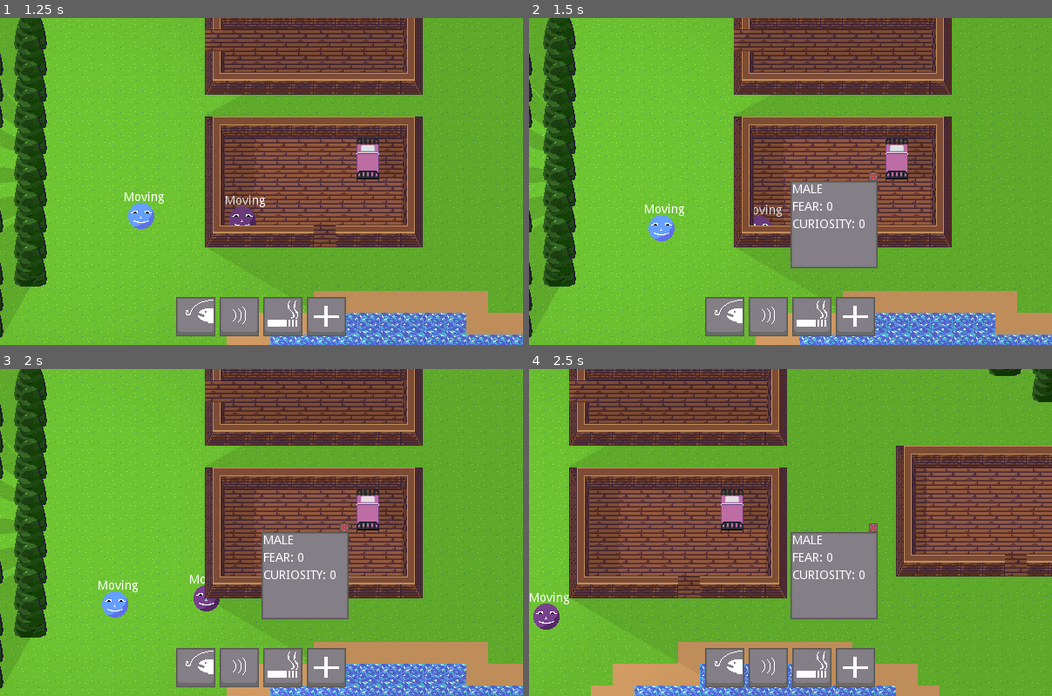
Above: before the commit, frames 1-4 (two rows, left to right).
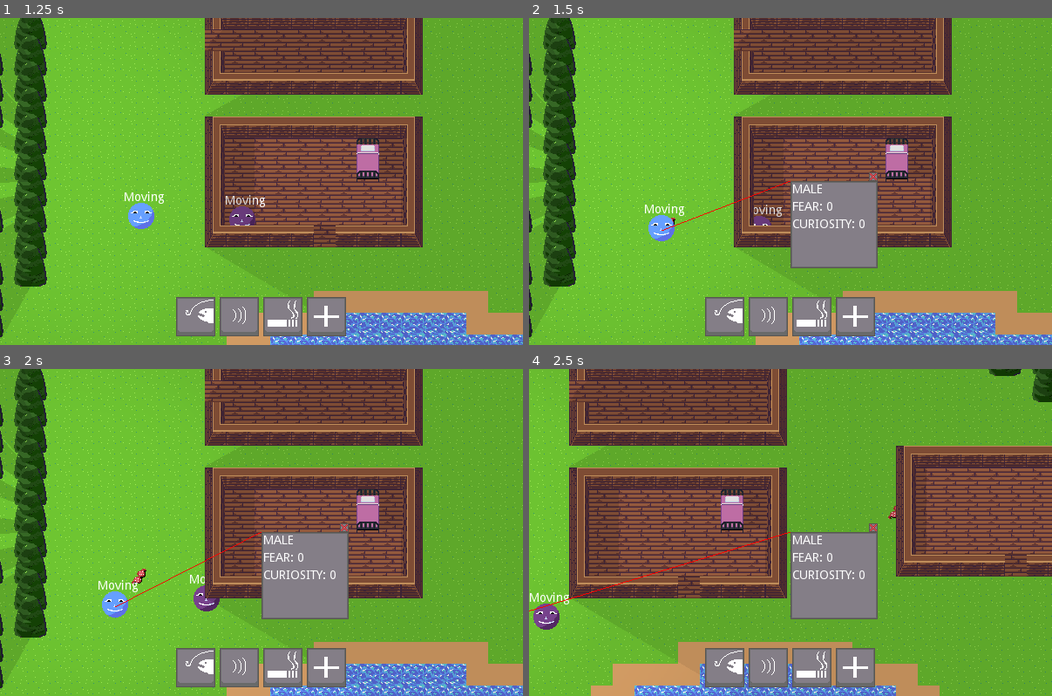
Above: after the commit, the same moments.

Repository: LucasCyka/The-Killer
Game: Godot game, scene res://scenes/prototype.tscn
Two runs of this game, one before a commit and one after it. Both use one fixed random seed, a clock stepped at 60 frames per second and the inputs below.
Inputs (mouse positions are in pixels of both pictures, inside the frame that each line leads up to):
- Up to frame 1 (1.25 s): click (193, 315) at 0.5 s
- Up to frame 2 (1.5 s): click (670, 217) at 1.27 s
- Up to frame 3 (2 s): no input
- Up to frame 4 (2.5 s): tap Enter at 2 s; move the mouse to (905, 516) at 2.02 s; hold Right (Right) from 2.03 s (still down); click (905, 516) at 2.1 s

Frame 1 is identical in both runs. In frame 2, less than 0.1% of the frame differs, in the area x 25-50%, y 49-66%; in frame 3, 0.1%; in frame 4, 0.2%, in the area x 0-71%, y 41-75%.

Commit message:
Traps
- Lure traps placement.

- Now a red line is draw from the teenager to the teenager's info panel.

Diff:
--- a/project.godot
+++ b/project.godot
@@ -138,6 +138,18 @@
 , Object(InputEventKey,"resource_local_to_scene":false,"resource_name":"","device":0,"alt":false,"shift":false,"control":false,"meta":false,"command":false,"pressed":false,"scancode":16777349,"unicode":0,"echo":false,"script":null)
  ]
 }
+ok_input={
+"deadzone": 0.5,
+"events": [ Object(InputEventMouseButton,"resource_local_to_scene":false,"resource_name":"","device":0,"alt":false,"shift":false,"control":false,"meta":false,"command":false,"button_mask":0,"position":Vector2( 0, 0 ),"global_position":Vector2( 0, 0 ),"factor":1.0,"button_index":1,"pressed":false,"doubleclick":false,"script":null)
+, Object(InputEventKey,"resource_local_to_scene":false,"resource_name":"","device":0,"alt":false,"shift":false,"control":false,"meta":false,"command":false,"pressed":false,"scancode":16777221,"unicode":0,"echo":false,"script":null)
+ ]
+}
+cancel_input={
+"deadzone": 0.5,
+"events": [ Object(InputEventMouseButton,"resource_local_to_scene":false,"resource_name":"","device":0,"alt":false,"shift":false,"control":false,"meta":false,"command":false,"button_mask":0,"position":Vector2( 0, 0 ),"global_position":Vector2( 0, 0 ),"factor":1.0,"button_index":2,"pressed":false,"doubleclick":false,"script":null)
+, Object(InputEventKey,"resource_local_to_scene":false,"resource_name":"","device":0,"alt":false,"shift":false,"control":false,"meta":false,"command":false,"pressed":false,"scancode":16777217,"unicode":0,"echo":false,"script":null)
+ ]
+}
 
 [rendering]
 
--- a/scenes/GameUI.tscn
+++ b/scenes/GameUI.tscn
@@ -1,13 +1,14 @@
-[gd_scene load_steps=9 format=2]
+[gd_scene load_steps=10 format=2]
 
 [ext_resource path="res://scripts/GameUI.gd" type="Script" id=1]
 [ext_resource path="res://scripts/TeenagerInfo.gd" type="Script" id=2]
 [ext_resource path="res://sprites/gui/teenager_info_panel_prototype.png" type="Texture" id=3]
 [ext_resource path="res://sprites/gui/close.png" type="Texture" id=4]
-[ext_resource path="res://sprites/gui/lurebtn_prototype.png" type="Texture" id=5]
-[ext_resource path="res://sprites/gui/bumobtn_prototype.png" type="Texture" id=6]
-[ext_resource path="res://sprites/gui/vicebtn_prototype.png" type="Texture" id=7]
-[ext_resource path="res://sprites/gui/miscbtn_prototype.png" type="Texture" id=8]
+[ext_resource path="res://scripts/TrapsUI.gd" type="Script" id=5]
+[ext_resource path="res://sprites/gui/lurebtn_prototype.png" type="Texture" id=6]
+[ext_resource path="res://sprites/gui/bumobtn_prototype.png" type="Texture" id=7]
+[ext_resource path="res://sprites/gui/vicebtn_prototype.png" type="Texture" id=8]
+[ext_resource path="res://sprites/gui/miscbtn_prototype.png" type="Texture" id=9]
 
 [node name="GameUI" type="Control"]
 anchor_right = 1.0
@@ -23,7 +24,6 @@
 script = ExtResource( 2 )
 
 [node name="Panel" type="Container" parent="Canvas/TeenagerInfo"]
-editor/display_folded = true
 visible = false
 margin_left = 300.0
 margin_top = 187.0
@@ -67,6 +67,7 @@
 [node name="TrapsUI" type="Control" parent="Canvas"]
 margin_right = 40.0
 margin_bottom = 40.0
+script = ExtResource( 5 )
 
 [node name="TrapsPanel" type="Container" parent="Canvas/TrapsUI"]
 margin_left = 202.0
@@ -77,24 +78,25 @@
 [node name="LureBtn" type="TextureButton" parent="Canvas/TrapsUI/TrapsPanel"]
 margin_right = 40.0
 margin_bottom = 40.0
-texture_normal = ExtResource( 5 )
+texture_normal = ExtResource( 6 )
 
 [node name="BumpBtn" type="TextureButton" parent="Canvas/TrapsUI/TrapsPanel"]
 margin_left = 50.0
 margin_right = 95.0
 margin_bottom = 45.0
-texture_normal = ExtResource( 6 )
+texture_normal = ExtResource( 7 )
 
 [node name="ViceBtn" type="TextureButton" parent="Canvas/TrapsUI/TrapsPanel"]
 margin_left = 100.0
 margin_right = 145.0
 margin_bottom = 45.0
-texture_normal = ExtResource( 7 )
+texture_normal = ExtResource( 8 )
 
 [node name="MiscBtn" type="TextureButton" parent="Canvas/TrapsUI/TrapsPanel"]
 margin_left = 150.0
 margin_right = 195.0
 margin_bottom = 45.0
-texture_normal = ExtResource( 8 )
+texture_normal = ExtResource( 9 )
 
 [connection signal="pressed" from="Canvas/TeenagerInfo/Panel/background/Close" to="Canvas/TeenagerInfo" method="hide_panel"]
+[connection signal="pressed" from="Canvas/TrapsUI/TrapsPanel/LureBtn" to="Canvas/TrapsUI" method="lure_btn"]
--- a/scenes/Teenager.tscn
+++ b/scenes/Teenager.tscn
@@ -1,8 +1,8 @@
 [gd_scene load_steps=10 format=2]
 
 [ext_resource path="res://scripts/TeenageAI.gd" type="Script" id=1]
-[ext_resource path="res://sprites/prototype/characters/female.png" type="Texture" id=2]
-[ext_resource path="res://sprites/prototype/characters/male.png" type="Texture" id=3]
+[ext_resource path="res://sprites/prototype/characters/male.png" type="Texture" id=2]
+[ext_resource path="res://sprites/prototype/characters/female.png" type="Texture" id=3]
 [ext_resource path="res://scripts/states/AIFSM.gd" type="Script" id=4]
 [ext_resource path="res://scripts/states/ai/Idle.gd" type="Script" id=5]
 [ext_resource path="res://scripts/states/ai/Moving.gd" type="Script" id=6]
@@ -14,12 +14,12 @@
 animations = [ {
 "frames": [ ExtResource( 2 ) ],
 "loop": true,
-"name": "FemaleNormal",
+"name": "MaleNormal",
 "speed": 5.0
 }, {
 "frames": [ ExtResource( 3 ) ],
 "loop": true,
-"name": "MaleNormal",
+"name": "FemaleNormal",
 "speed": 5.0
 } ]
 
@@ -29,7 +29,6 @@
 script = ExtResource( 1 )
 
 [node name="KinematicTeenager" type="KinematicBody2D" parent="."]
-editor/display_folded = true
 
 [node name="Collision" type="CollisionShape2D" parent="KinematicTeenager"]
 shape = SubResource( 1 )
--- a/scenes/traps/LureTrap.gd
+++ /dev/null
@@ -1 +0,0 @@
-extends "res://scripts/Traps.gd"
--- a/scenes/traps/LureTrap.tscn
+++ b/scenes/traps/LureTrap.tscn
@@ -1,6 +1,22 @@
-[gd_scene load_steps=2 format=2]
+[gd_scene load_steps=4 format=2]
 
-[ext_resource path="res://scenes/traps/LureTrap.gd" type="Script" id=1]
+[ext_resource path="res://scripts/LureTrap.gd" type="Script" id=1]
+[ext_resource path="res://sprites/traps/lure1.png" type="Texture" id=2]
+
+[sub_resource type="SpriteFrames" id=1]
+animations = [ {
+"frames": [ ExtResource( 2 ) ],
+"loop": true,
+"name": "0",
+"speed": 5.0
+} ]
 
 [node name="LureTrap" type="Node2D"]
 script = ExtResource( 1 )
+
+[node name="Texture" type="AnimatedSprite" parent="." groups=[
+"lure",
+]]
+z_index = -1
+frames = SubResource( 1 )
+animation = "0"
--- a/scripts/Game.gd
+++ b/scripts/Game.gd
@@ -12,3 +12,39 @@
 #return all the teenagers in the game
 func get_teenagers():
 	return get_tree().get_nodes_in_group("AI")
+
+#return the current player controller
+func get_player_controller():
+	return get_node("PlayerController")
+
+#get the closest tile from 'pos' in a given 'tileset'.
+#if the closest tile is higher than limit, then it will return null.
+func get_closest_tile(tilemap,pos,limit=100):
+	var map_tiles = tilemap.get_used_cells()
+	var world_tiles = []
+	var distance = []
+	var closest = null
+
+	#convert all tiles map positions their positions in the real world
+	for tile in map_tiles:
+		world_tiles.append(tilemap.map_to_world(tile))
+
+	#get the distance from 'pos' for each tile
+	for tile in world_tiles:
+		distance.append(tile.distance_to(pos))
+	distance.sort()
+
+	#if the distance is less than the limit, return the closest tile
+	if distance.front() < limit:
+		for tile in world_tiles:
+			if tile.distance_to(pos) == distance.front():
+				closest = tile
+				break
+
+	return closest
+
+#return the tilemap that things can be put
+func get_floor_tile():
+	return $Tiles/Floor
+
+#TODO: return also A* tiles
--- a/scripts/GameUI.gd
+++ b/scripts/GameUI.gd
@@ -6,19 +6,29 @@
 
 #UI elements
 var teenager_panel = null
+var traps_ui = null
+var game = null
 
 #instantiate and initialize ui elements
 func _ready():
 	teenager_panel = get_node("Canvas/TeenagerInfo")
+	traps_ui = get_node("Canvas/TrapsUI")
+
+	game = get_parent()
 
 	teenager_panel.init(self)
+	traps_ui.init(self)
 
 #return an array containing selection buttons for each teenager
 func get_teenagers_buttons():
 	var teenagers = []
-	var game = get_parent()
 
 	for teenager in game.get_teenagers():
 		teenagers.append(teenager.get_node("KinematicTeenager/TeenagerButton"))
 
 	return teenagers
+
+#return the tilemap where lure traps can be build
+func get_lure_tilemap():
+	return game.get_floor_tile()
+	#TODO: return instead the A* tilemap
--- /dev/null
+++ b/scripts/LureTrap.gd
@@ -0,0 +1,79 @@
+extends "res://scripts/Traps.gd"
+
+
+"""
+	Lure traps. This kind of trap will modify the teenager's routine,
+	making them follow a different path.
+"""
+
+var id = 0
+var size = 10
+var current_position = Vector2(0,0)
+var traps = []
+var previous_texture = null
+#space between two traps
+var spacement = 115
+
+#world nodes
+onready var current_texture = $Texture
+
+#the tilemap where luretraps can be placed
+var tilemap = null
+
+#start animations
+func _ready():
+	current_texture.set_animation(str(id))
+
+#move the trap around the map
+func _process(delta):
+	if base == null or traps.size() == size:
+		update()
+		return
+
+	var closest = base.get_closest_tile(tiles,get_global_mouse_position(),10000)
+	current_texture.global_position = Vector2(closest.x,closest.y)
+	update()
+
+#place or cancel traps
+func _input(event):
+	if event is InputEventKey or event is InputEventMouseButton:
+		if Input.is_action_just_pressed("ok_input"):
+			if traps.size() < size:
+				if previous_texture != null:
+					#check if the distance between placements isn't too big
+					if current_texture.global_position.distance_to(previous_texture.global_position) > spacement:
+						#TODO: check if he connect to another trap, than
+						#change the previous texture to it.
+						return
+					#check if there's another trap on that spot
+					for trap in get_tree().get_nodes_in_group("lure"):
+						if trap != current_texture and trap.global_position == current_texture.global_position:
+							return
+				#add traps
+				traps.append(current_texture.global_position)
+				previous_texture = current_texture
+				current_texture = current_texture.duplicate()
+				add_child(current_texture)
+		elif Input.is_action_just_pressed("cancel_input"):
+			if traps.size() != size:
+				self.queue_free()
+
+#draw lines between each trap placed, showing the path the player should walk
+func _draw():
+	if previous_texture == null: return
+	if current_texture.global_position.distance_to(previous_texture.global_position) > spacement:
+		#the spacemenet between the two are too big, show it tothe player.
+
+		return
+	elif traps.size() >1 and traps.size() < size:
+		for trap in range(traps.size()):
+			if traps[trap] != traps.back():
+				var from = traps[trap]
+				var to = traps[trap+1]
+
+				draw_line(from,to,Color.red)
+
+	#draw a line between the current texture and the previous one
+	var from = previous_texture.global_position
+	var to = current_texture.global_position
+	draw_line(from,to,Color.red)
--- a/scripts/TeenageAI.gd
+++ b/scripts/TeenageAI.gd
@@ -113,3 +113,7 @@
 
 func get_fear():
 	return fear
+
+#returns the teenager's positon
+func get_position():
+	return kinematic_teenager.global_position
--- a/scripts/TeenagerInfo.gd
+++ b/scripts/TeenagerInfo.gd
@@ -6,7 +6,6 @@
 
 var base = null
 var selected_teenager = null
-
 #TODO: make this panel movable
 #TODO: a line going from the panel to the selected teenager
 
@@ -29,6 +28,9 @@
 	$Panel/Fear.text = "FEAR: " + str(selected_teenager.get_fear())
 	$Panel/Curiosity.text = "CURIOSITY: " + str(selected_teenager.get_curiosity())
 
+	#drawing function
+	update()
+
 #show the panel with the information for one teenager
 func show_panel(teenager):
 	$Panel.show()
@@ -39,3 +41,16 @@
 func hide_panel():
 	$Panel.hide()
 	selected_teenager = null
+	update()
+
+func _draw():
+	if selected_teenager != null:
+		#draw a line from the panel to the teenager position
+		var camera = base.get_parent().get_player_controller().camera.global_position
+		var teenager_pos = selected_teenager.get_position() - camera
+		#no idea why the player position has a wrong offset
+		#I will fix it here.
+		teenager_pos.y+=90
+		teenager_pos.x-=20
+
+		draw_line(teenager_pos,$Panel.rect_global_position,Color.red)
--- a/scripts/Traps.gd
+++ b/scripts/Traps.gd
@@ -5,5 +5,11 @@
 	All traps will delivery from this class
 """
 
-func init():
-	pass
+#the tileset the trap will lay
+var tiles = null
+var base = null
+
+#constructor
+func init(base,tiles):
+	self.base = base
+	self.tiles = tiles
--- /dev/null
+++ b/scripts/TrapsUI.gd
@@ -0,0 +1,18 @@
+extends Control
+
+"""
+	This UI element will control the placement of traps.
+"""
+
+var base = null
+
+#constructor
+func init(base):
+	self.base = base
+
+#TODO: open a panel showing all the lure traps available for this level
+func lure_btn():
+	#only spawn the first lure trap for now...
+	var lure = preload("res://scenes/traps/LureTrap.tscn").instance()
+	lure.init(base.game,base.get_lure_tilemap())
+	base.game.add_child(lure)
Binary file added: sprites/misc/line.png
Not shown, added: sprites/misc/line.png.import
Binary file added: sprites/traps/lure1.ase
Binary file added: sprites/traps/lure1.png
Not shown, added: sprites/traps/lure1.png.import
Not shown, changed: documentation/prototype.odt
